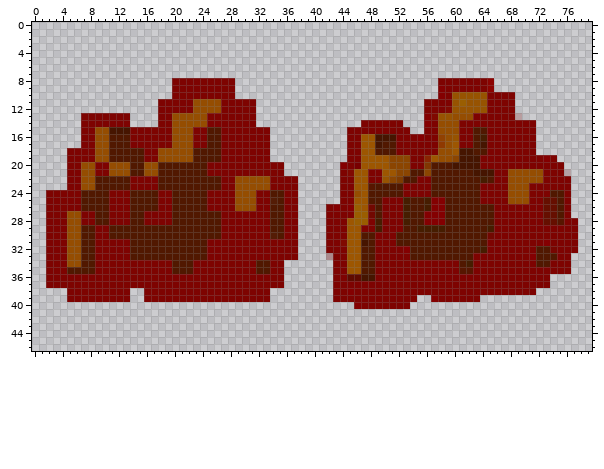
Sprite sheet -- src/images/PiedraColl1.png. Above, as it was before the edit.
The file is 80x47 pixels. Pixels under 10% opacity are left out. Colours within 5 levels of each other are drawn and written as one.
Once edited:
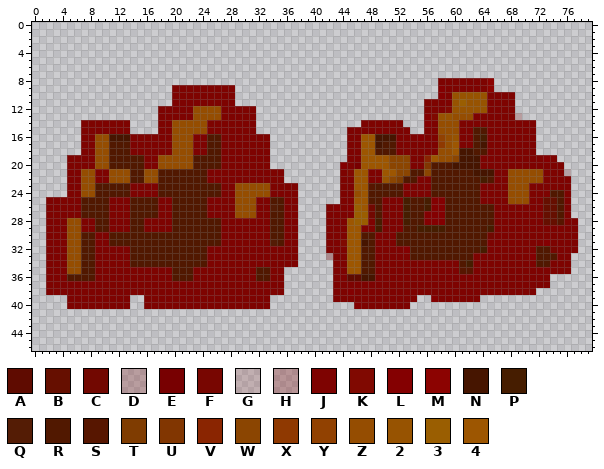
Palette (. is transparent): A #5f0b00  B #660f00  C #720801  D #7503013c  E #780001  F #780601  G #7e030126  H #7e030148  J #7e0301  K #800901  L #840001  M #8c0301  N #461500  P #461d00  Q #511800f9  R #511800  S #571600  T #7f3c01  U #813601  V #8a2501  W #8b4501  X #8f3901  Y #914101  Z #954d01  2 #975301  3 #9a5e01  4 #9d5601
Changes in this commit:
@@ x 0..39 @@
  7 ........................................
- 8 ....................JJJJJJJJJ...........
+ 8 ........................................
  9 ....................JJJJJJJJJ...........
 10 ....................JJJJJJJJJ...........
-11 ..................JJJJJZZZZJJJJJ........
+11 ....................JJJJJJJJJ...........
 12 ..................JJJJJZZZZJJJJJ........
-13 .......JJJJJJJ....JJZZZZZJJJJJJJ........
+13 ..................JJJJJZZZZJJJJJ........
 14 .......JJJJJJJ....JJZZZZZJJJJJJJ........
-15 .......JJZZNNNJJJJJJZZZJJRRJJJJJJJ......
-16 .......JJZZRRRJJJJJJZZZJJRRJJJJJJJ......
+15 .......JJJJJJJ....JJZZZZZJJJJJJJ........
+16 .......JJZZNNNJJJJJJZZZJJRRJJJJJJJ......
 17 .......JJZZRRRJJJJJJZZZJJRRJJJJJJJ......
-18 .....JJJJZZRRRRRJJZZZZZRRRRJJJJJJJ......
+18 .......JJZZRRRJJJJJJZZZJJRRJJJJJJJ......
 19 .....JJJJZZRRRRRJJZZZZZRRRRJJJJJJJ......
-20 .....JJZZJJZZZRRZZRRRRRRRJJJJJJJJJJJ....
+20 .....JJJJZZRRRRRJJZZZZZRRRRJJJJJJJ......
 21 .....JJZZJJZZZRRZZRRRRRRRJJJJJJJJJJJ....
-22 .....JJZZRRRRRJJJJRRRRRRRRRJJZZZZZJJJJ..
+22 .....JJZZJJZZZRRZZRRRRRRRJJJJJJJJJJJ....
 23 .....JJZZRRRRRJJJJRRRRRRRRRJJZZZZZJJJJ..
-24 ..JJJJJRRRRJJJRRRRJJRRRRRJJJJZZZJJRRJJ..
-25 ..JJJJJRRRRJJJRRRRJJRRRRRJJJJZZZJJQRJJ..
-26 ..JJJJJRRRRJJJRRRRJJRRRRRJJJJZZZJJRRJJ..
-27 ..JJJZZJJRRJJJRRJJJJRRRRRRRJJJJJJJRRJJ..
+24 .....JJZZRRRRRJJJJRRRRRRRRRJJZZZZZJJJJ..
+25 ..JJJJJRRRRJJJRRRRJJRRRRRJJJJZZZJJRRJJ..
+26 ..JJJJJRRRRJJJRRRRJJRRRRRJJJJZZZJJQRJJ..
+27 ..JJJJJRRRRJJJRRRRJJRRRRRJJJJZZZJJRRJJ..
 28 ..JJJZZJJRRJJJRRJJJJRRRRRRRJJJJJJJRRJJ..
-29 ..JJJZZRRJJRRRRRRRRRRRRRRRRJJJJJJJRRJJ..
-30 ..JJJZZRRJJRRRRRRRRRRRRRRRRJJJJJJJQRJJ..
-31 ..JJJZZRRJJJJJRRRRRRRRRRRJJJJJJJJJJJJJ..
+29 ..JJJZZJJRRJJJRRJJJJRRRRRRRJJJJJJJRRJJ..
+30 ..JJJZZRRJJRRRRRRRRRRRRRRRRJJJJJJJRRJJ..
+31 ..JJJZZRRJJRRRRRRRRRRRRRRRRJJJJJJJQRJJ..
 32 ..JJJZZRRJJJJJRRRRRRRRRRRJJJJJJJJJJJJJ..
 33 ..JJJZZRRJJJJJRRRRRRRRRRRJJJJJJJJJJJJJ..
-34 ..JJJZZRRJJJJJJJJJJJRRRJJJJJJJJJRRJJ....
-35 ..JJJRRRRJJJJJJJJJJJRRRJJJJJJJJJRRJJ....
-36 ..JJJJJJJJJJJJJJJJJJJJJJJJJJJJJJJJJJ....
+34 ..JJJZZRRJJJJJRRRRRRRRRRRJJJJJJJJJJJJJ..
+35 ..JJJZZRRJJJJJJJJJJJRRRJJJJJJJJJRRJJ....
+36 ..JJJRRRRJJJJJJJJJJJRRRJJJJJJJJJRRJJ....
 37 ..JJJJJJJJJJJJJJJJJJJJJJJJJJJJJJJJJJ....
-38 .....JJJJJJJJJ..JJJJJJJJJJJJJJJJJJ......
+38 ..JJJJJJJJJJJJJJJJJJJJJJJJJJJJJJJJJJ....
 39 .....JJJJJJJJJ..JJJJJJJJJJJJJJJJJJ......
-40 ........................................
+40 .....JJJJJJJJJ..JJJJJJJJJJJJJJJJJJ......
 41 ........................................
Changed places in both pictures, as pixel boxes (x1, y1, x2, y2):
changed: (46, 78, 298, 309)
